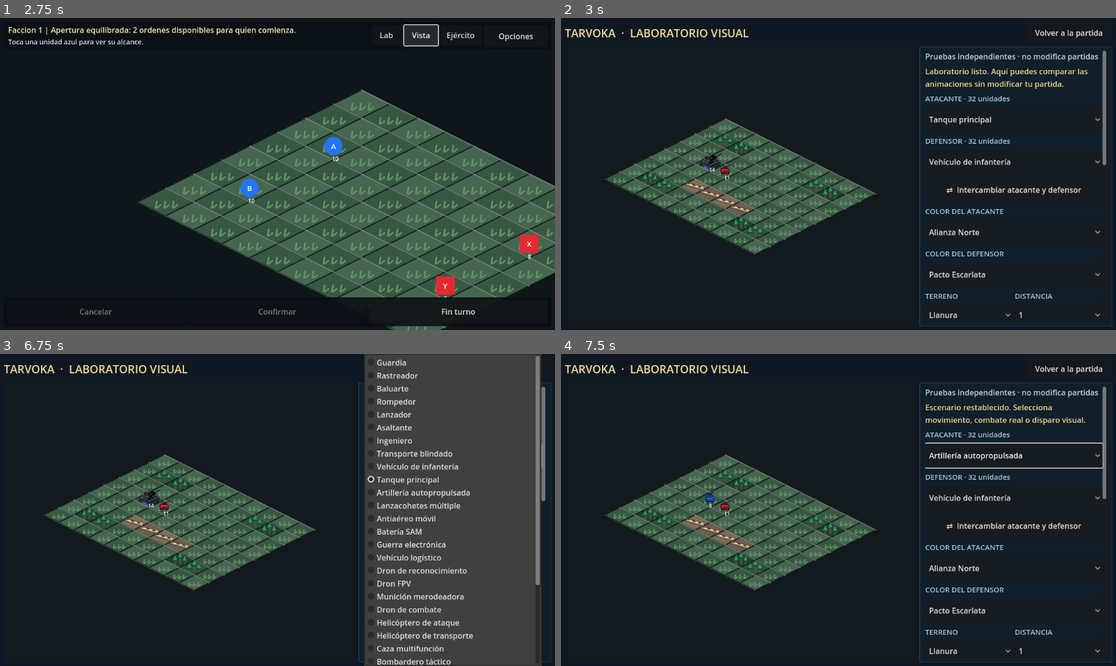
Above: before the commit, frames 1-4 (two rows, left to right).
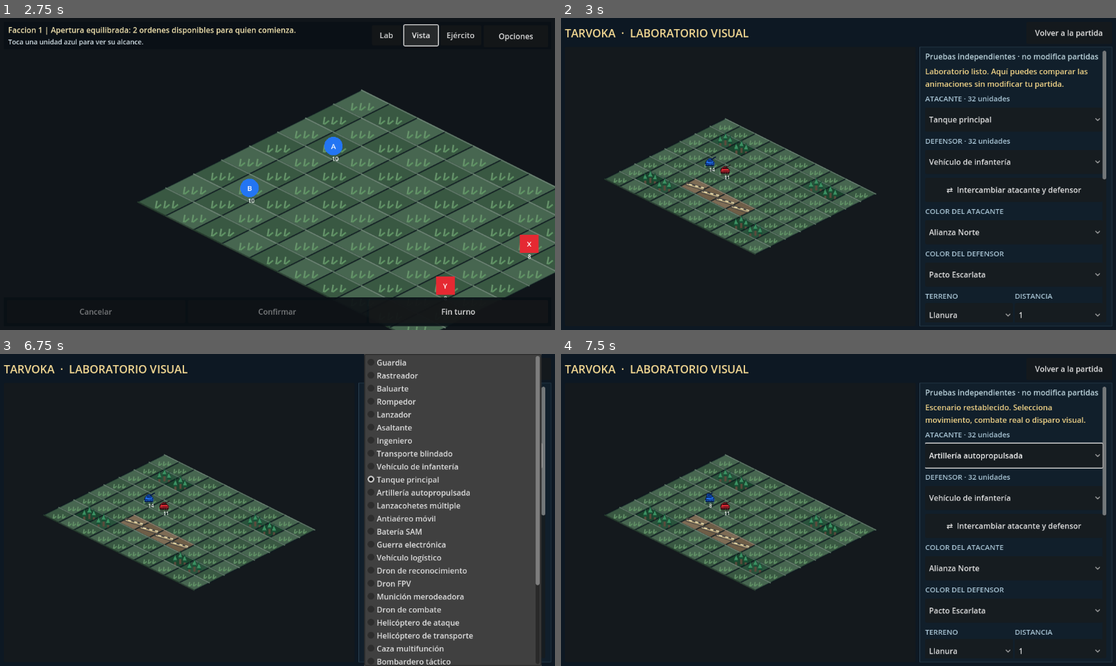
Above: after the commit, the same moments.

Repository: edwinrodri12/Tarvoka
Game: Godot game, scene res://scenes/Main.tscn
The game is run twice, just before and just after one commit, with the same random seed, the same clock (stepped at 60 frames per second) and the same inputs.
Inputs:
- Up to frame 1 (2.75 s): click "Ampliar mapa" at 0.5 s; click "Ejército" at 1.25 s; click "Vista" at 2 s
- Up to frame 2 (3 s): click "Lab" at 2.75 s
- Up to frame 3 (6.75 s): click "Volver a la partida" at 3.5 s; click "Ejército" at 4.25 s; click "Vista" at 5 s; click "Lab" at 5.75 s; click "Tanque principal" at 6.5 s
- Up to frame 4 (7.5 s): click "Vehículo de infantería" at 7.25 s

Frame 1 is identical in both runs. In frame 2, 0.2% of the frame differs, in the area x 25-99%, y 43-52%; in frame 3, 0.2%; in frame 4, less than 0.1%.
Error after the commit: Parse Error: Could not preload resource script "res://scripts/ui/APCArtV1.gd". (res://scripts/ui/UnitModels3D.gd:38)

Commit message:
feat(APC P06): integrate optional native high-detail 6x6 V1 into shared Godot 3D unit model library and official faction recolors

Diff:
--- a/scripts/ui/UnitModels3D.gd
+++ b/scripts/ui/UnitModels3D.gd
@@ -35,6 +35,7 @@
 const TankDamagePolishV30 = preload("res://scripts/ui/TankDamagePolishV30.gd")
 const TankHitReactionV30 = preload("res://scripts/ui/TankHitReactionV30.gd")
 const TankTrackAlignmentV31 = preload("res://scripts/ui/TankTrackAlignmentV31.gd")
+const APCArtV1 = preload("res://scripts/ui/APCArtV1.gd")
 const TANK_PAINT_META := "tarvoka_paint_zone"
 const TANK_TURRET := "TorretaGiratoria"
 const TANK_BARREL_PIVOT := "ElevacionCanon"
@@ -357,6 +358,8 @@
         TankTacticalV24.recolor(model,faction_paint_color(faction))
     if model.get_meta("tarvoka_mbt_wear_v25",false):
         TankWearV25.refinish(model)
+    if model.get_meta("tarvoka_apc_sculpt_v1",false):
+        painted += APCArtV1.recolor(model,faction_paint_color(faction))
     return painted
 
 static func paintable_count(model: Node) -> int:
@@ -758,6 +761,8 @@
     else:
         model.scale = Vector3.ONE * 0.83
         model.position.y = -0.27
+    if role == "apc" and finish_enabled and art_level >= 11:
+        APCArtV1.apply(model,faction_paint_color(faction))
     if role == "tank":
         # Physical finish is authored on the neutral geometry BEFORE PBR and
         # strictly independent of the fourteen faction-color mesh panels.
